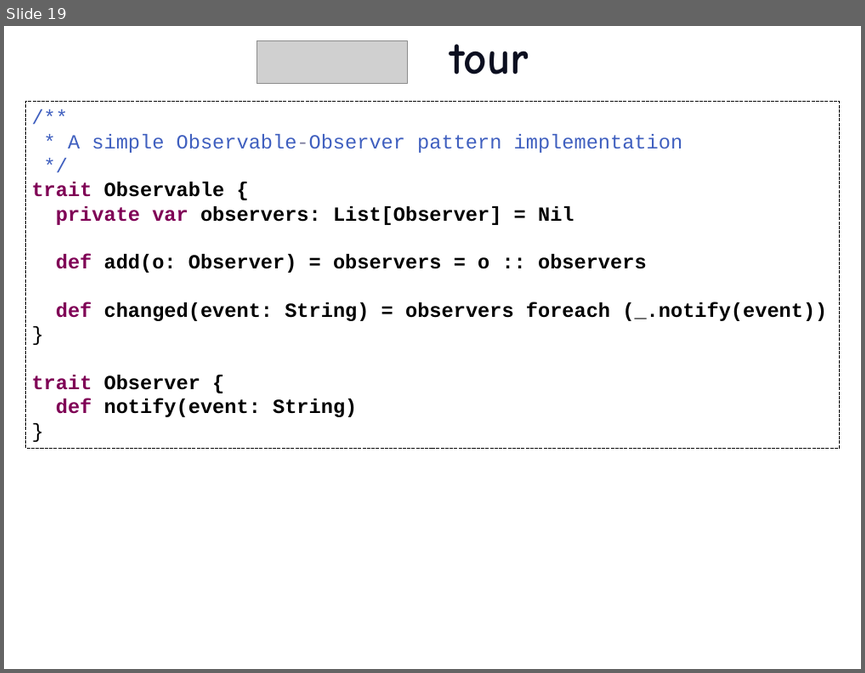
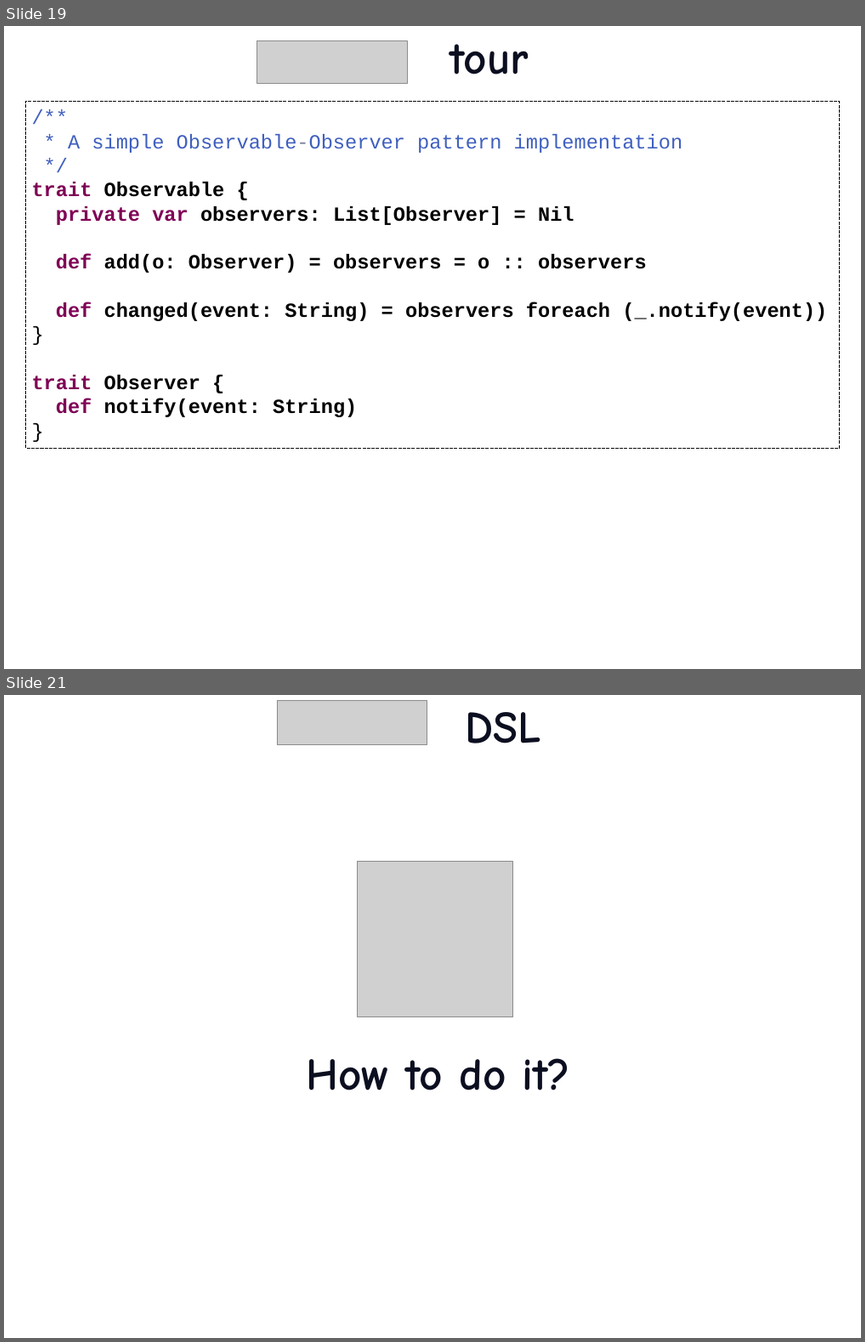
Before and after one commit to etorreborre/oscon-2010, a slide deck: src/main/resources/oscon_2010_specs.pptx. Shown one above the other, each under a label of ours: slide 19 before the commit, slides 19 and 21 after it; the slides between them are not shown. The pictures are 865x673 and 865x1342 pixels, drawn with LibreOffice and Linux fonts; fonts in the diff are those of the drawing; grey boxes stand for pictures; background and template pictures are left out. Boxes give left, top, right and bottom in pixels: in the first picture for what was removed or moved away, otherwise in the second. Text is boxed around its words. In the diff, an @@ line names an element or a change of style, - is before the commit and + after.

```diff
--- a/src/main/resources/oscon_2010_specs.pptx
+++ b/src/main/resources/oscon_2010_specs.pptx
@@ slide 21 added at (x1=4, y1=695, x2=861, y2=1338), background picture (left out) @@
@@ picture added at (x1=277, y1=700, x2=427, y2=744) @@
@@ title added at (x1=466, y1=712, x2=541, y2=743), 54 pt, text #0C0F20, bold @@
+DSL
@@ picture added at (x1=357, y1=861, x2=512, y2=1016) @@
@@ text added at (x1=306, y1=1058, x2=570, y2=1090), 54 pt, text #0C0F20, bold @@
+How to do it?
```
Also in this commit, not shown: 1 slide changed, 8 other slides added, 4 other files.
